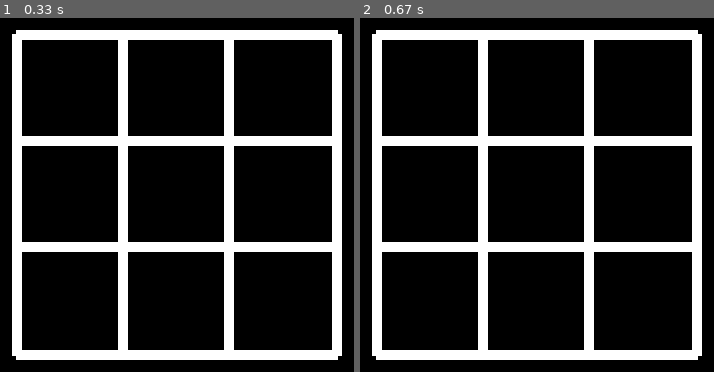
Above: before the commit, frames 1-2 (left to right).
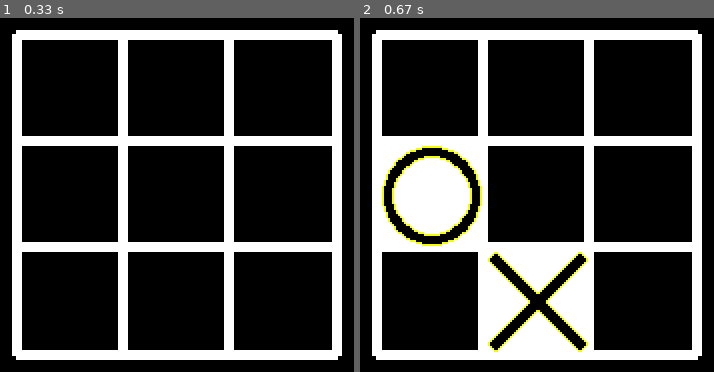
Above: after the commit, the same moments.

Repository: ofyildiz/pygame
Game: pygame game, started from TickTock.py
Same seed, same stepped clock (60 frames per second), same inputs: the game is played once before the commit and once after it.
Inputs (mouse positions are in pixels of both pictures, inside the frame that each line leads up to):
- Up to frame 1 (0.33 s): no input
- Up to frame 2 (0.67 s): press the mouse at (540, 255) at 0.37 s; move the mouse to (384, 226) at 0.47 s; release the mouse at (outside the picture) at 0.6 s

Frame 1 is identical in both runs. In frame 2, 11% of the frame differs, in the area x 6-65%, y 36-95%.

Commit message:
Win condition is now working

Diff:
--- a/TickTock.py
+++ b/TickTock.py
@@ -9,6 +9,7 @@
 # distance between cells depends on sprite width and length + grid line width
 
 import pygame
+import numpy
 
 screen_width = 640
 screen_height = 480
@@ -70,7 +71,7 @@
             # now decide which cell to draw in
             token_cell_counter = 0
             for pos in token_positions:
-                if mouse_pos[0] > pos[0] and mouse_pos[0] < pos[0] + distance_between_cells and mouse_pos[1] > pos[1] and mouse_pos[1] < pos[1] + distance_between_cells and cell_occupied_by_token_type[token_cell_counter] != "":
+                if mouse_pos[0] > pos[0] and mouse_pos[0] < pos[0] + distance_between_cells and mouse_pos[1] > pos[1] and mouse_pos[1] < pos[1] + distance_between_cells and cell_occupied_by_token_type[token_cell_counter] == "":
                     if rounds %2 == 0:
                         draw_token(pos,"X")
                         cell_occupied_by_token_type[token_cell_counter] = "X"
@@ -83,14 +84,27 @@
                 token_cell_counter += 1
 
 def check_game_status():
+    token_occupation_matrix = numpy.array(cell_occupied_by_token_type).reshape(3,3)
     # win condition
     # 3 same symbols in one row, column or diagonal
-    for token in cell_occupied_by_token_type:
-        pass
-    # show that game ends
-    if win_condition:
-        pass
-    pass
+    # check rows:
+    for token_row in token_occupation_matrix.T[:]:
+        token_set = set(token_row)
+        if len(token_set) == 1 and '' not in token_set:
+            print("you won")
+            return True
+        else:
+            pass
+
+    # check columns
+    for token_columns in token_occupation_matrix[:]:
+        token_set = set(token_columns)
+        if len(token_set) == 1 and '' not in token_set:
+            print("you won")
+            return True
+        else:
+            pass
+    return False
 
 
 pygame.init()
@@ -104,6 +118,6 @@
         if event.type == pygame.QUIT:
             running = False
 
+    check_game_status()
     process_mouse_input()
-    #draw_token(upper_left_cell_position,"X")
     pygame.display.flip()
